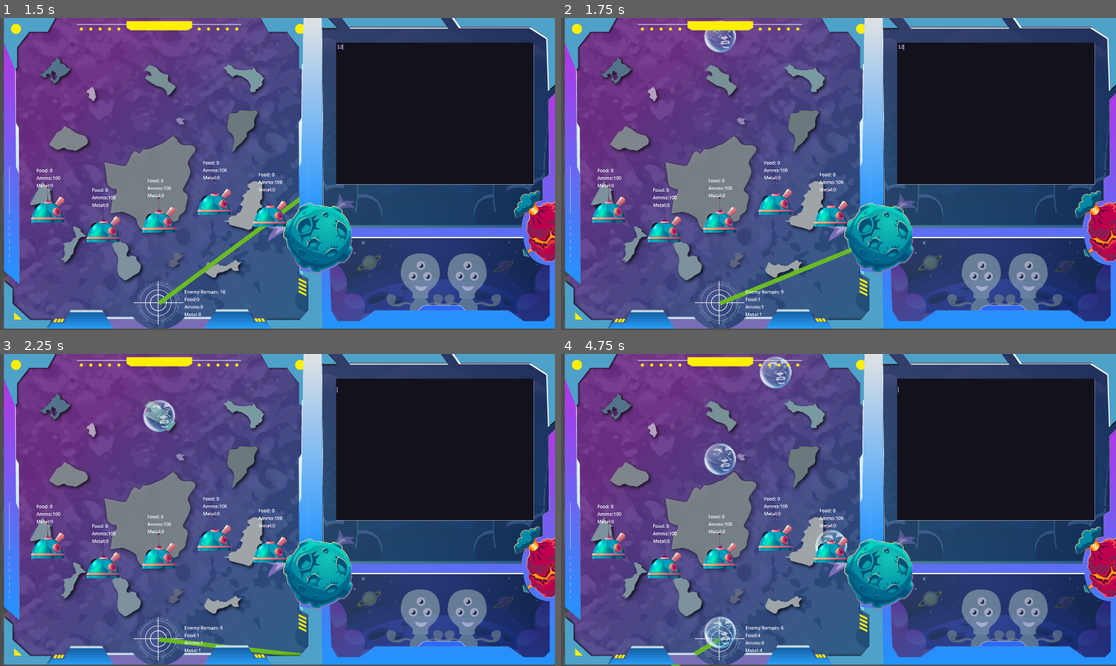
Above: before the commit, frames 1-4 (two rows, left to right).
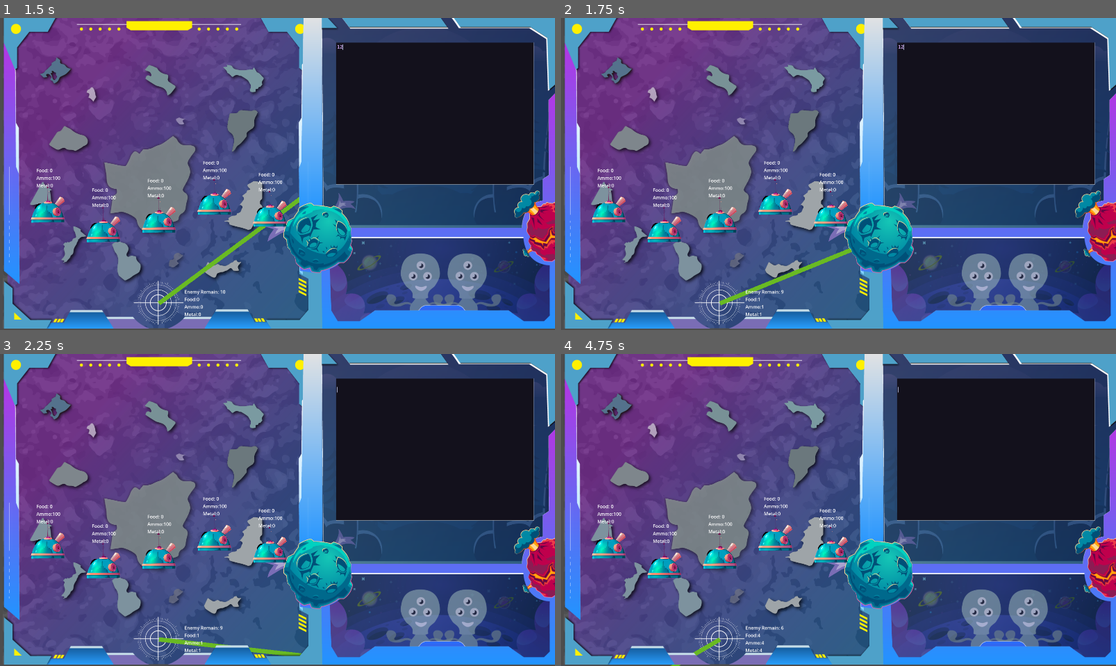
Above: after the commit, the same moments.

Repository: G36maid/GGJ25-kh-teamC
Game: Godot game, scene res://sences/game.tscn
The game is run twice, just before and just after one commit, with the same random seed, the same clock (stepped at 60 frames per second) and the same inputs. The engine's default icon, where the game draws it, is replaced by a stand-in: a white triangle on a blue panel in a dark square.
Inputs (mouse positions are in pixels of both pictures, inside the frame that each line leads up to):
- Up to frame 1 (1.5 s): click "Play" at 0.5 s; click (432, 114) at 1.27 s; type "12" at 1.35 s
- Up to frame 2 (1.75 s): no input
- Up to frame 3 (2.25 s): tap Enter (send_cmd) at 2 s; hold Enter (send_cmd) from 2.03 s (still down)
- Up to frame 4 (4.75 s): release Enter (send_cmd) at 2.78 s; tap Enter (send_cmd) at 2.85, 4.35 s; hold Enter (send_cmd) 3.53-4.28 s

Frame 1 is identical in both runs. In frame 2, 0.3% of the frame differs, in the area x 25-32%, y 0-12%; in frame 3, 0.4%; in frame 4, 1.4%, in the area x 25-52%, y 0-95%.

Commit message:
feat(enemy): become visible when scanned by radar

Diff:
--- a/scripts/enemy.gd
+++ b/scripts/enemy.gd
@@ -3,9 +3,12 @@
 const max_health = 100
 var health
 
-@onready var raycast =  $Area2D/CollisionShape2D/Sprite2D/RayCast2D
+@onready var raycast = $Area2D/CollisionShape2D/Sprite2D/RayCast2D
+@onready var sprite = $Area2D/CollisionShape2D/Sprite2D
 
+var can_be_scanned := true
 var lan
+
 # Called when the node enters the scene tree for the first time.
 func _ready() -> void:
 	health = 100
@@ -17,13 +20,25 @@
 
 func _on_timer_timeout() -> void:
 	if raycast.is_colliding():
-		print("inpact: "+ str(health))
+		print("inpact: " + str(health))
 		var target = raycast.get_collider()
 		target.get_parent().get_damage(health)
 		queue_free()
 
 func get_damage(damage: int):
 	health -= damage
-	if health <= 0 :
+	if health <= 0:
 		#print("game over")
 		queue_free()
+
+func on_radar_scanned():
+	if not can_be_scanned:
+		return
+	can_be_scanned = false
+	get_tree().create_timer(3.0).timeout.connect(func(): can_be_scanned = true)
+
+	var s := sprite.duplicate() as Sprite2D
+	s.visible = true
+	s.position = position
+	get_tree().create_timer(1).timeout.connect(func(): s.queue_free())
+	get_tree().get_root().add_child(s)
--- a/sences/emeny.tscn
+++ b/sences/emeny.tscn
@@ -14,5 +14,6 @@
 shape = SubResource("CircleShape2D_1ga2f")
 
 [node name="Sprite2D" type="Sprite2D" parent="Area2D/CollisionShape2D"]
+visible = false
 scale = Vector2(0.1, 0.1)
 texture = ExtResource("2_bwye2")
